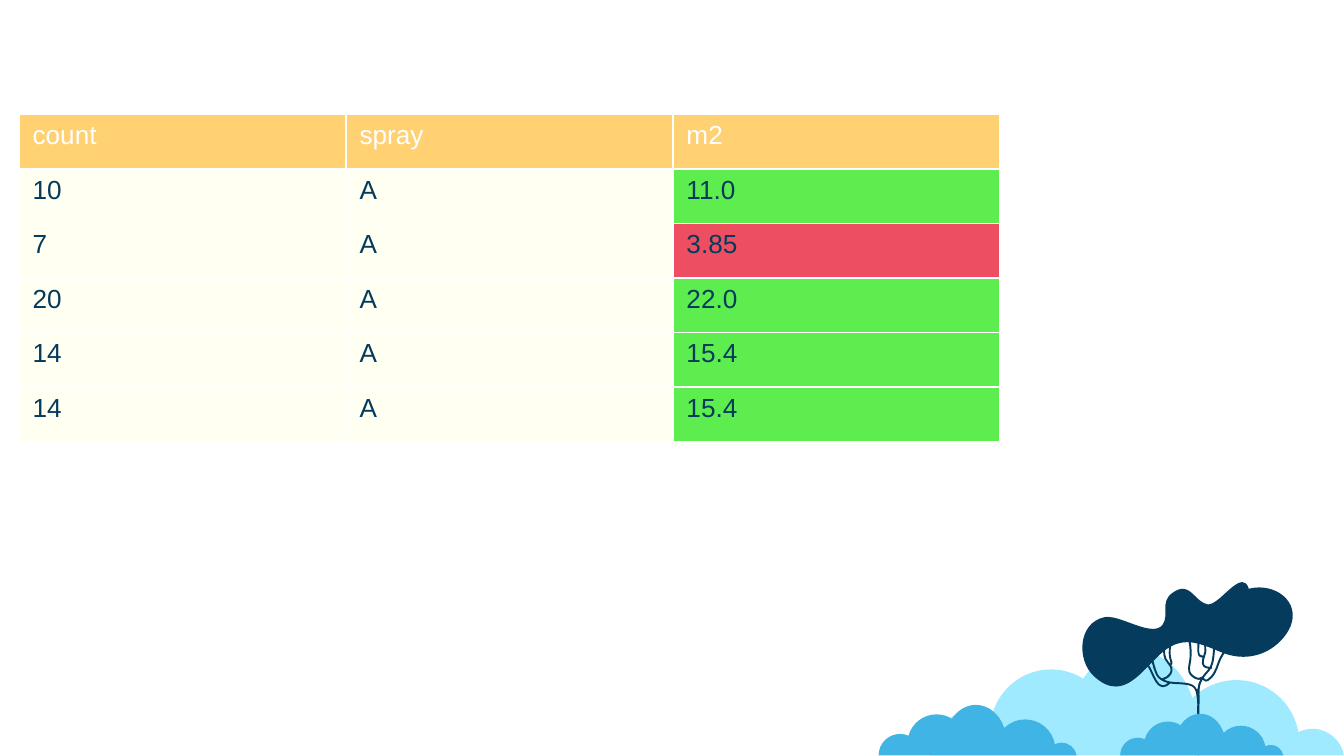
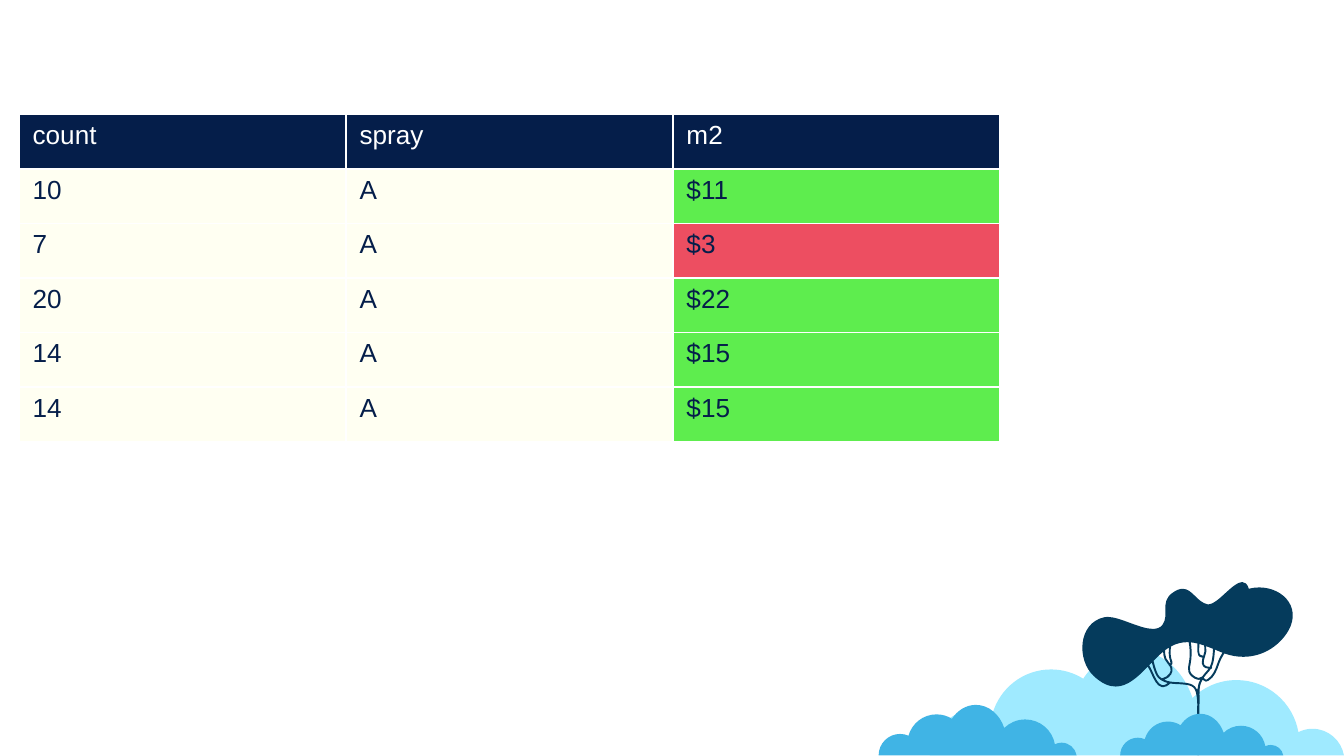
Before and after one commit to jonboone1/plotlyPowerpoint, a slide deck: slide 7 of example/output.pptx. Drawn at 1344x756 pixels with LibreOffice and Linux fonts; fonts in the diff are those of the drawing. Boxes give left, top, right and bottom in pixels: in the first picture for what was removed or moved away, otherwise in the second. Text is boxed around its words. In the diff, an @@ line names an element or a change of style, - is before the commit and + after.

```diff
--- a/example/output.pptx
+++ b/example/output.pptx
@@ table at box(19, 114, 999, 441) @@
-row 2, column 3: 11.0
+row 2, column 3: $11
-row 3, column 3: 3.85
+row 3, column 3: $3
-row 4, column 3: 22.0
+row 4, column 3: $22
-row 5, column 3: 15.4
+row 5, column 3: $15
-row 6, column 3: 15.4
+row 6, column 3: $15
@@ fill #FFD173 to #051E4A in row 1 @@
@@ text colour #043A5B to #051E4A in "10", "A", "7", "A" and 6 more places @@
@@ borders changed @@
```
Also in this commit, not shown: 11 other files.
